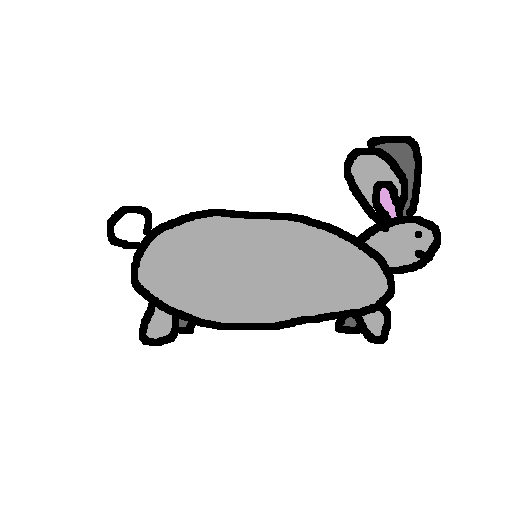
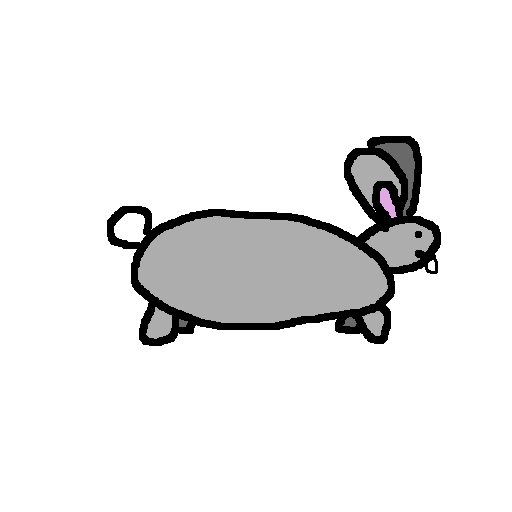
Revision of a layered 512 × 512 image; what changed, layer by layer:
painted on "Rabbit" over [425, 255, 438, 274]
